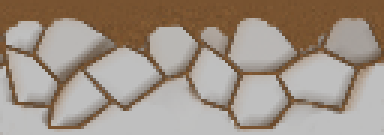
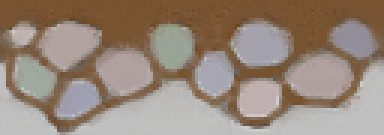
Before/after of a 384 × 135 layered artwork. What changed in the layer stack:
painted on "Background" over (x1=0, y1=6, x2=384, y2=135)
